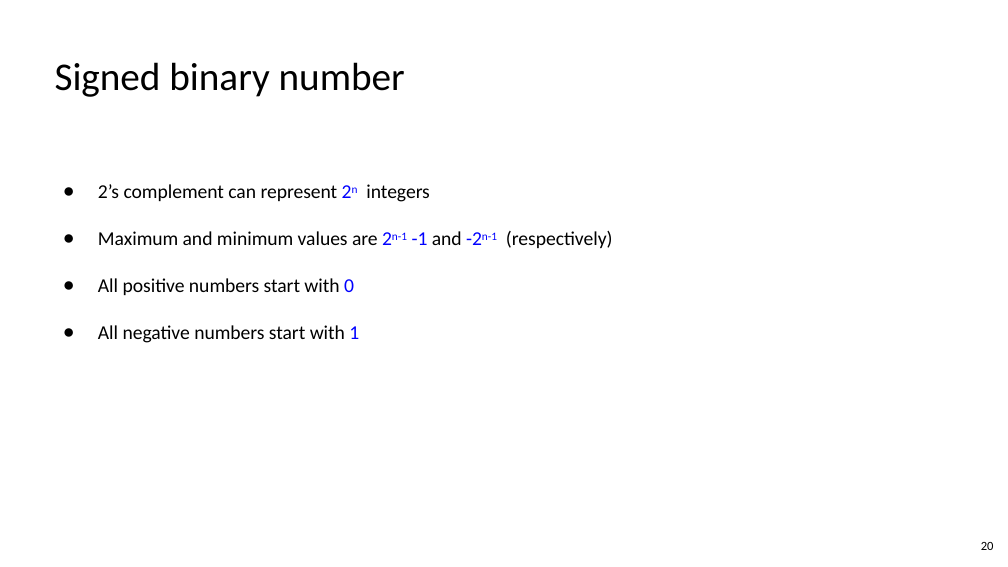
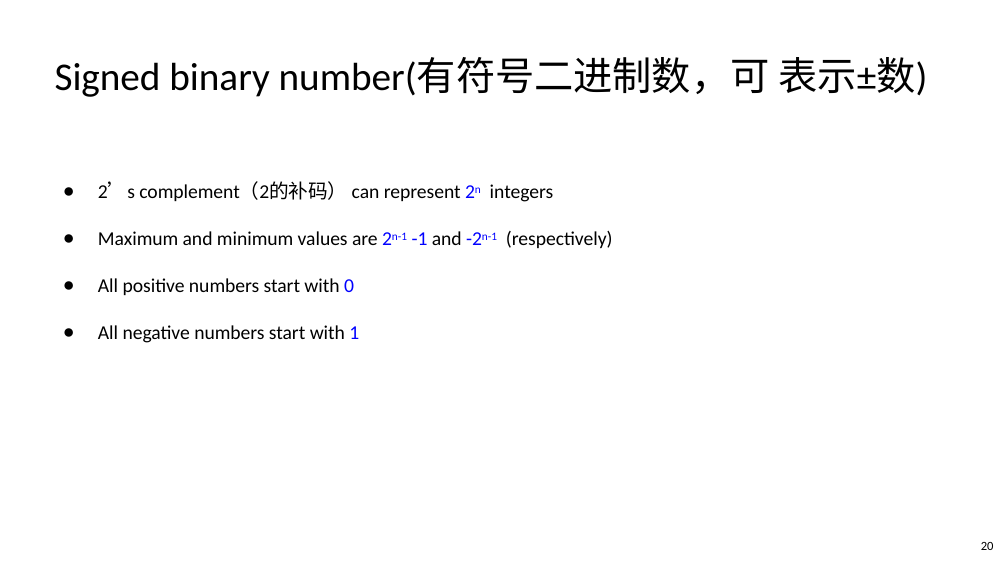
Before and after one commit to vcboy1/Leeds, a slide deck: slide 20 of 26fall/1860/Lecture/Week1.7/Lec_1.7.1_Adders_and_the_ALU.pptx. Drawn at 1008x567 pixels with LibreOffice and Linux fonts; fonts in the diff are those of the drawing. Boxes give left, top, right and bottom in pixels: in the first picture for what was removed or moved away, otherwise in the second. Text is boxed around its words. In the diff, an @@ line names an element or a change of style, - is before the commit and + after.

```diff
--- a/26fall/1860/Lecture/Week1.7/Lec_1.7.1_Adders_and_the_ALU.pptx
+++ b/26fall/1860/Lecture/Week1.7/Lec_1.7.1_Adders_and_the_ALU.pptx
@@ text at box(55, 57, 927, 97): text changed @@
-Signed binary number
+Signed binary number(有符号二进制数，可 表示±数)
@@ text at box(98, 182, 554, 202): text changed @@
-● 2’s complement can represent 2n integers
+● 2’s complement（2的补码） can represent 2n integers
```
Also in this commit, not shown: 11 other slides changed, 30 other files.
